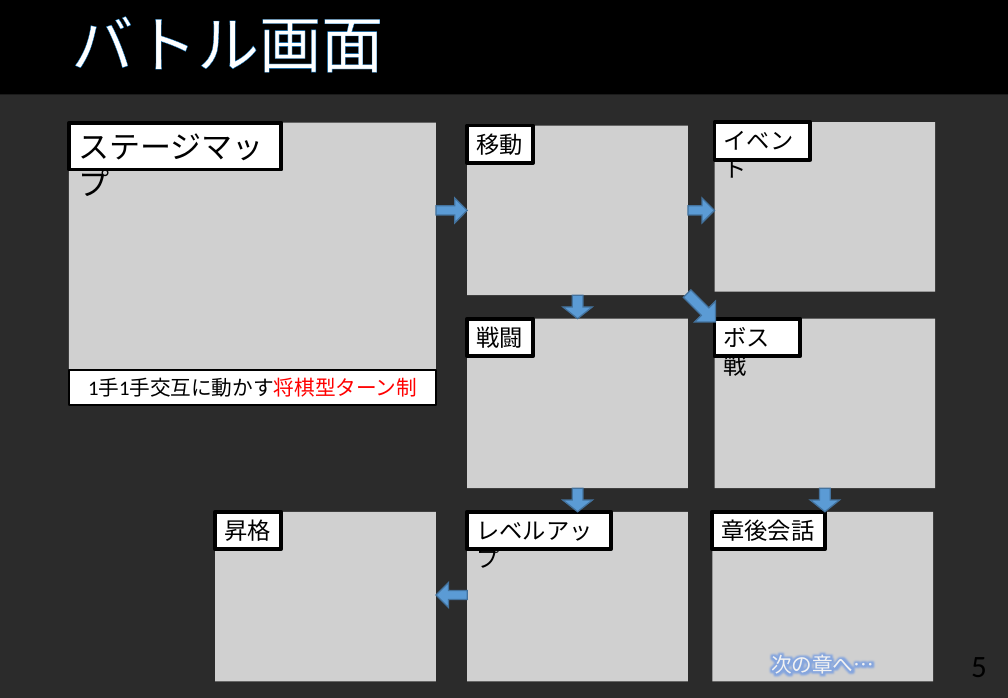
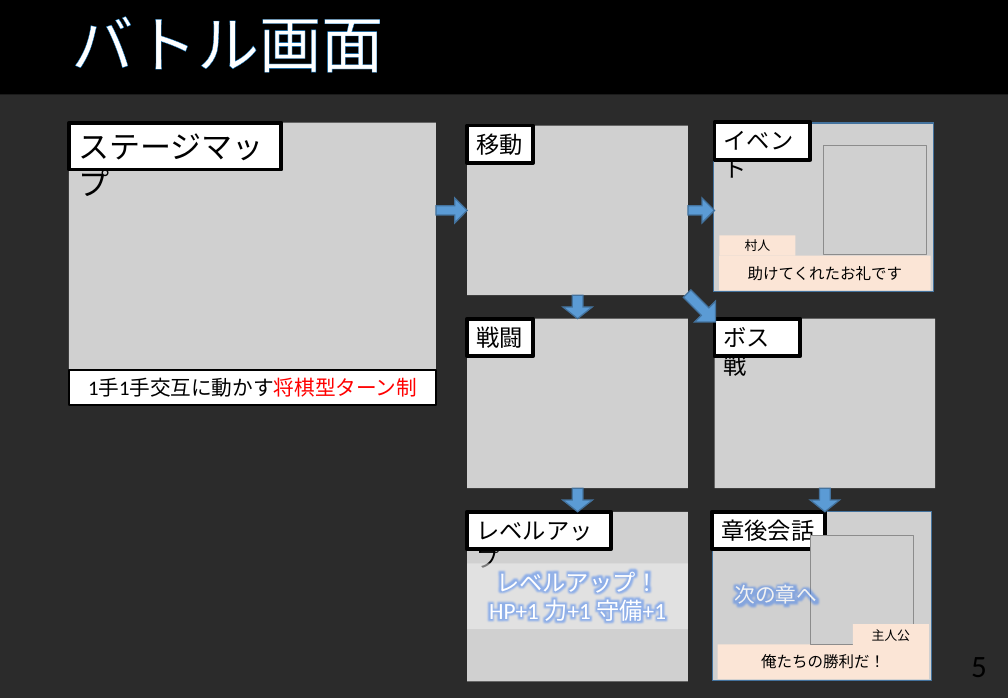
Before and after one commit to TaigaMizunuma/FreewheelExciter, a slide deck: slide 5 of Godlibrary/powerpoint/FE_proposal_ver0.5.pptx. Drawn at 1008x698 pixels with LibreOffice and Linux fonts; fonts in the diff are those of the drawing; grey boxes stand for pictures; background and template pictures are left out; a plain dark background stands for a picture behind light text. Boxes give left, top, right and bottom in pixels: in the first picture for what was removed or moved away, otherwise in the second. Text is boxed around its words. In the diff, an @@ line names an element or a change of style, - is before the commit and + after.

Commit message:
企画書仕様書最新ver
・マップ4更新
・提出した企画書アップロード

```diff
--- a/Godlibrary/powerpoint/FE_proposal_ver0.5.pptx
+++ b/Godlibrary/powerpoint/FE_proposal_ver0.5.pptx
@@ picture added at [718,144,821,252] @@
@@ picture added at [824,145,927,254] @@
@@ rectangle added at [719,235,796,256], fill #FBE5D6, 10 pt, text #000000 @@
+村人
@@ rectangle added at [719,256,931,290], fill #FBE5D6, 12 pt, text #000000 @@
+助けてくれたお礼です
@@ picture removed at [215,512,436,681] @@
@@ rectangle removed at [215,512,281,549] @@
-昇格
@@ picture added at [811,535,914,644] @@
@@ rectangle added at [467,563,688,629], fill #F2F2F2 at 50% opacity, 18 pt, text #FFFFFF @@
+レベルアップ！
+HP+1 力+1 守備+1
@@ right arrow removed at [437,583,468,608] @@
@@ text at [735,582,817,608]: text changed @@
-次の章へ…
+次の章へ
@@ rectangle added at [853,625,930,647], fill #FBE5D6, 10 pt, text #000000 @@
+主人公
@@ rectangle added at [718,644,929,679], fill #FBE5D6, 12 pt, text #000000 @@
+俺たちの勝利だ！
```
Also in this commit, not shown: 14 other slides changed, 1 slide added, 5 other files.
